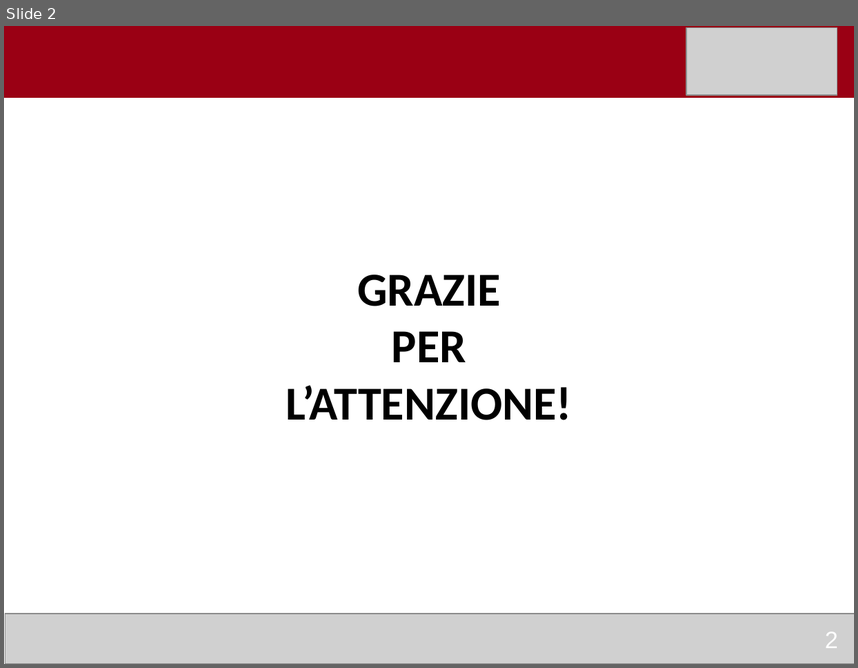
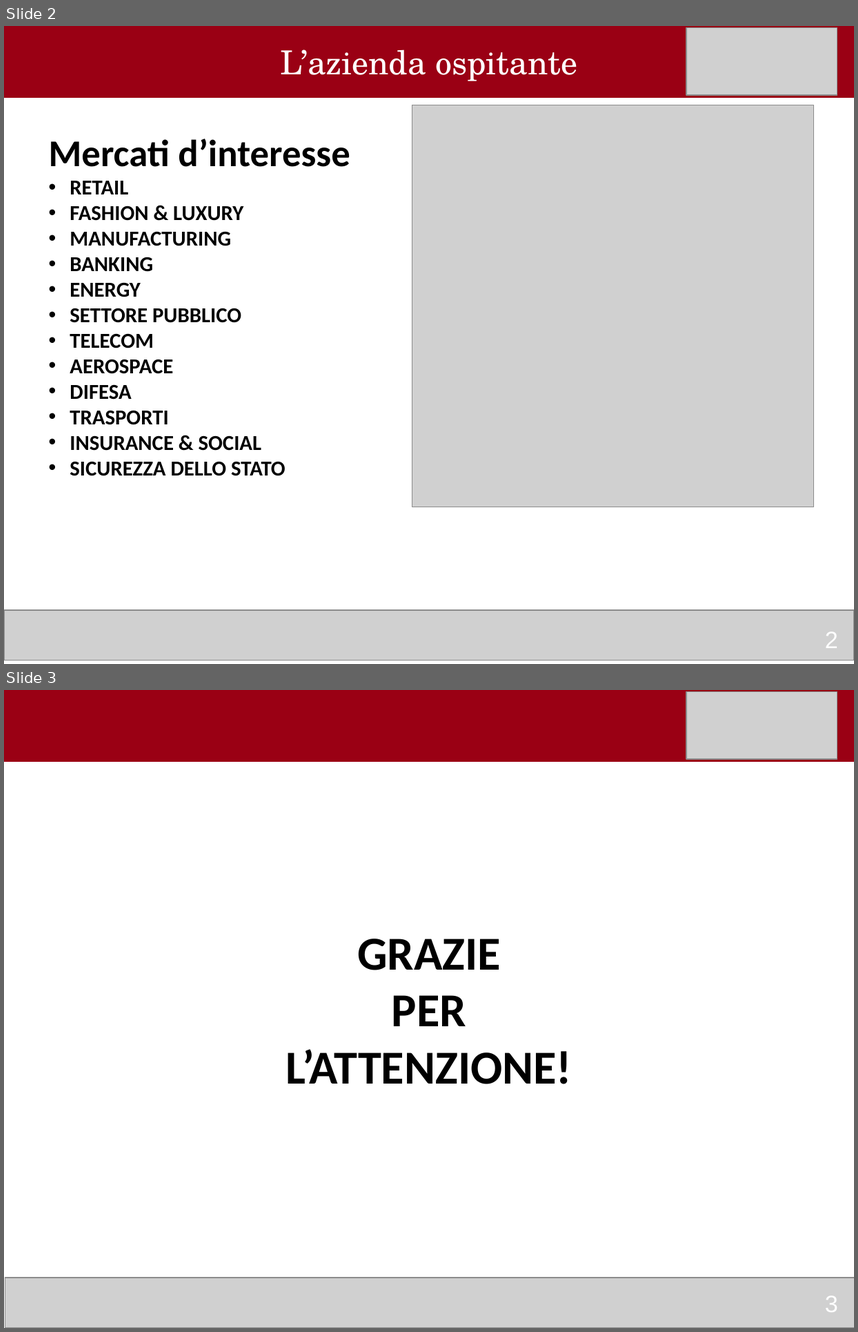
Before and after one commit to ALahmer/Bachelor-Thesis, a slide deck: presentazione/Pptx/Lahmer_Abdelilah_presentazione.pptx. Shown one above the other, each under a label of ours: slide 2 before the commit, slides 2 and 3 after it. The pictures are 858x668 and 858x1332 pixels, drawn with LibreOffice and Linux fonts; fonts in the diff are those of the drawing; grey boxes stand for pictures. Boxes give left, top, right and bottom in pixels: in the first picture for what was removed or moved away, otherwise in the second. Text is boxed around its words. In the diff, an @@ line names an element or a change of style, - is before the commit and + after.

```diff
--- a/presentazione/Pptx/Lahmer_Abdelilah_presentazione.pptx
+++ b/presentazione/Pptx/Lahmer_Abdelilah_presentazione.pptx
@@ slide 2 added at bbox=[4, 26, 854, 664], background #FFFFFF @@
@@ rectangle added at bbox=[4, 26, 854, 98], fill #9A0014, 28 pt, text #FFFFFF @@
+L’azienda ospitante
@@ picture added at bbox=[686, 27, 837, 95] @@
@@ picture added at bbox=[412, 105, 813, 506] @@
@@ text added at bbox=[49, 138, 350, 476], 18 pt, text #000000, bold @@
+Mercati d’interesse
+• RETAIL
+• FASHION & LUXURY
+• MANUFACTURING
+• BANKING
+• ENERGY
+• SETTORE PUBBLICO
+• TELECOM
+• AEROSPACE
+• DIFESA
+• TRASPORTI
+• INSURANCE & SOCIAL
+• SICUREZZA DELLO STATO
@@ picture added at bbox=[4, 610, 854, 660] @@
@@ page number added at bbox=[825, 631, 838, 648], 20 pt, text #FFFFFF @@
+2
@@ what was slide 2 is now slide 3 @@
@@ page number at bbox=[825, 1295, 838, 1312]: text changed @@
-2
+3
```
Also in this commit, not shown: 1 slide changed, 2 other files.
